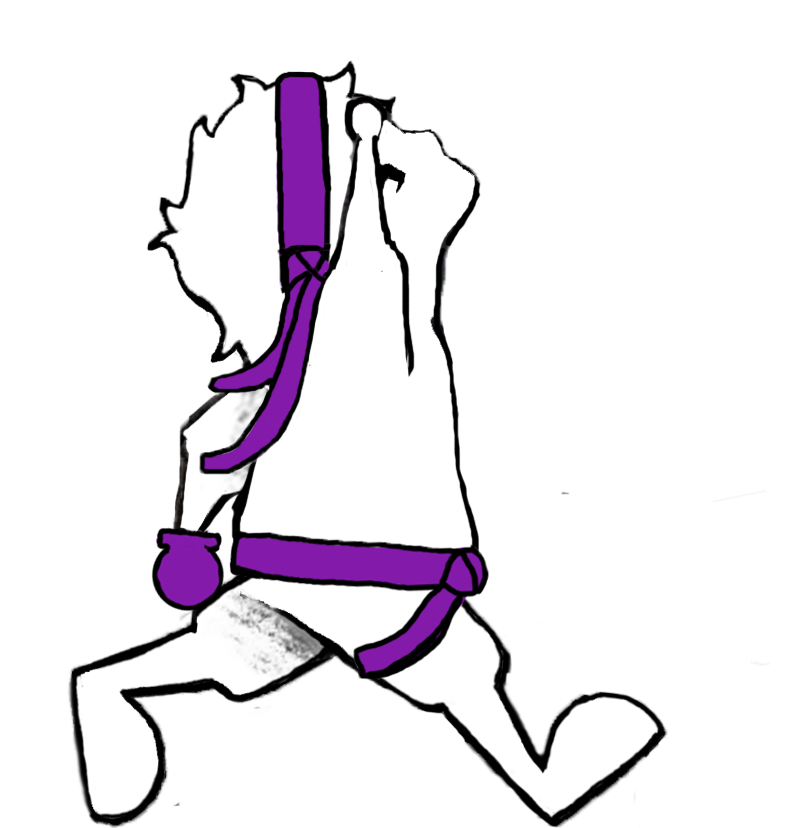
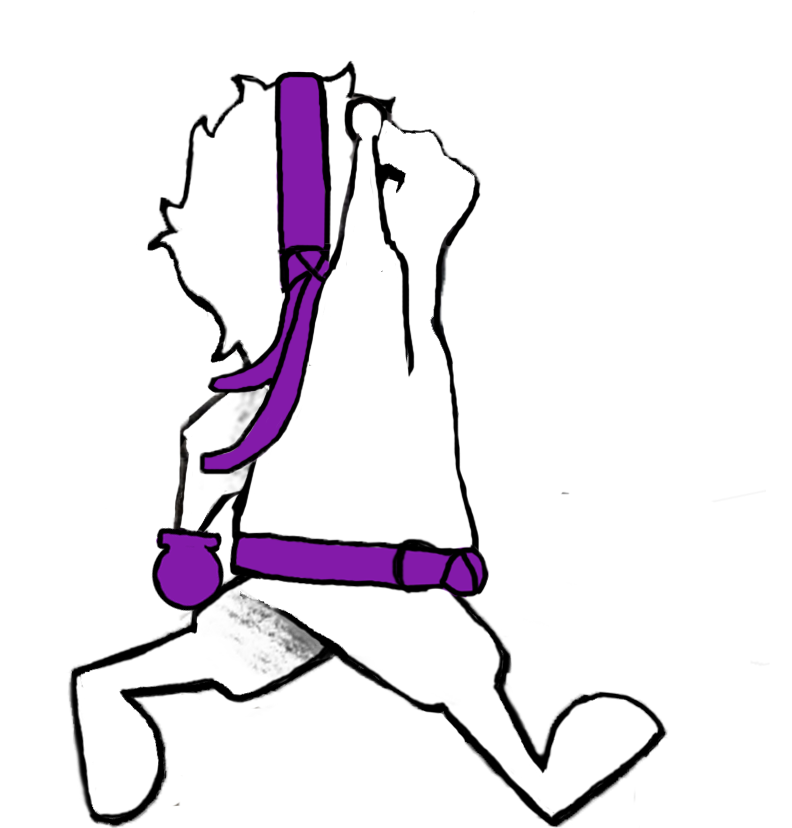
Comparing the layer stacks of the two 792 × 828 images. Changes:
painted on "Layer 3" over [353, 538, 468, 680]
